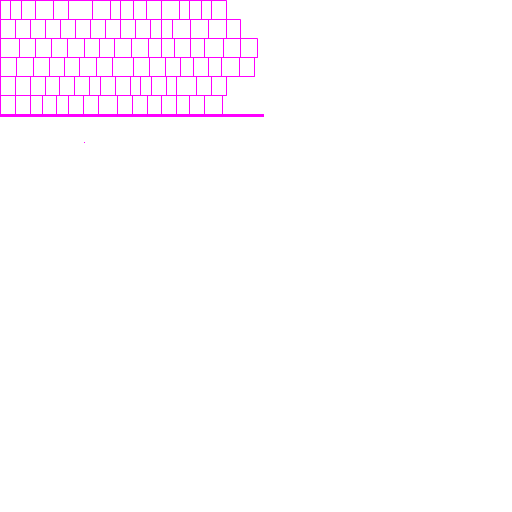
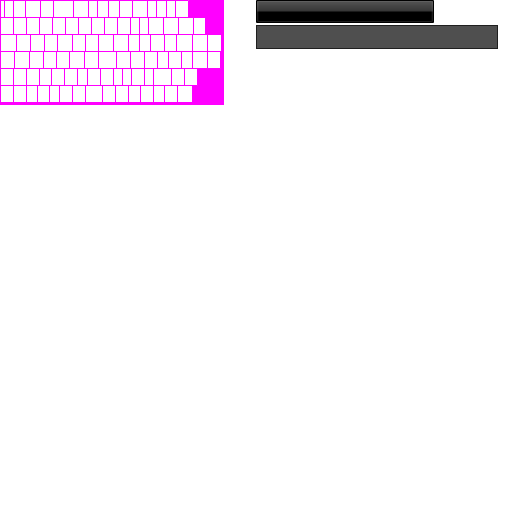
The second 512×512 image is a revision of the first. Changes to its layers:
added layer "Ebene #3" above "Ebene #2" over (256, 0, 498, 49)
added layer "Ebene #2" above "Ebene" over (0, 0, 224, 105)
hid "Ebene" over (0, 0, 264, 143)
